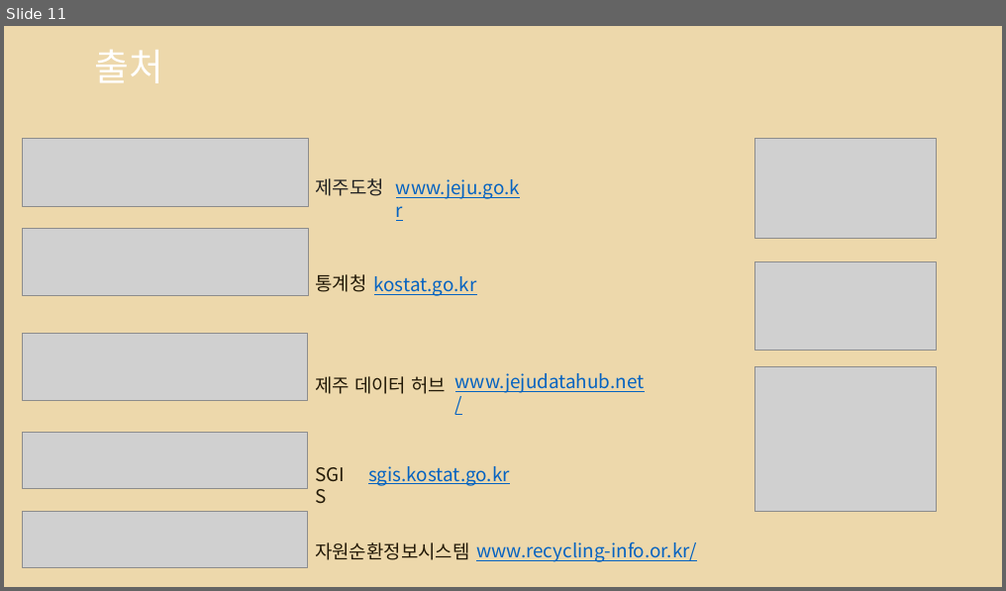
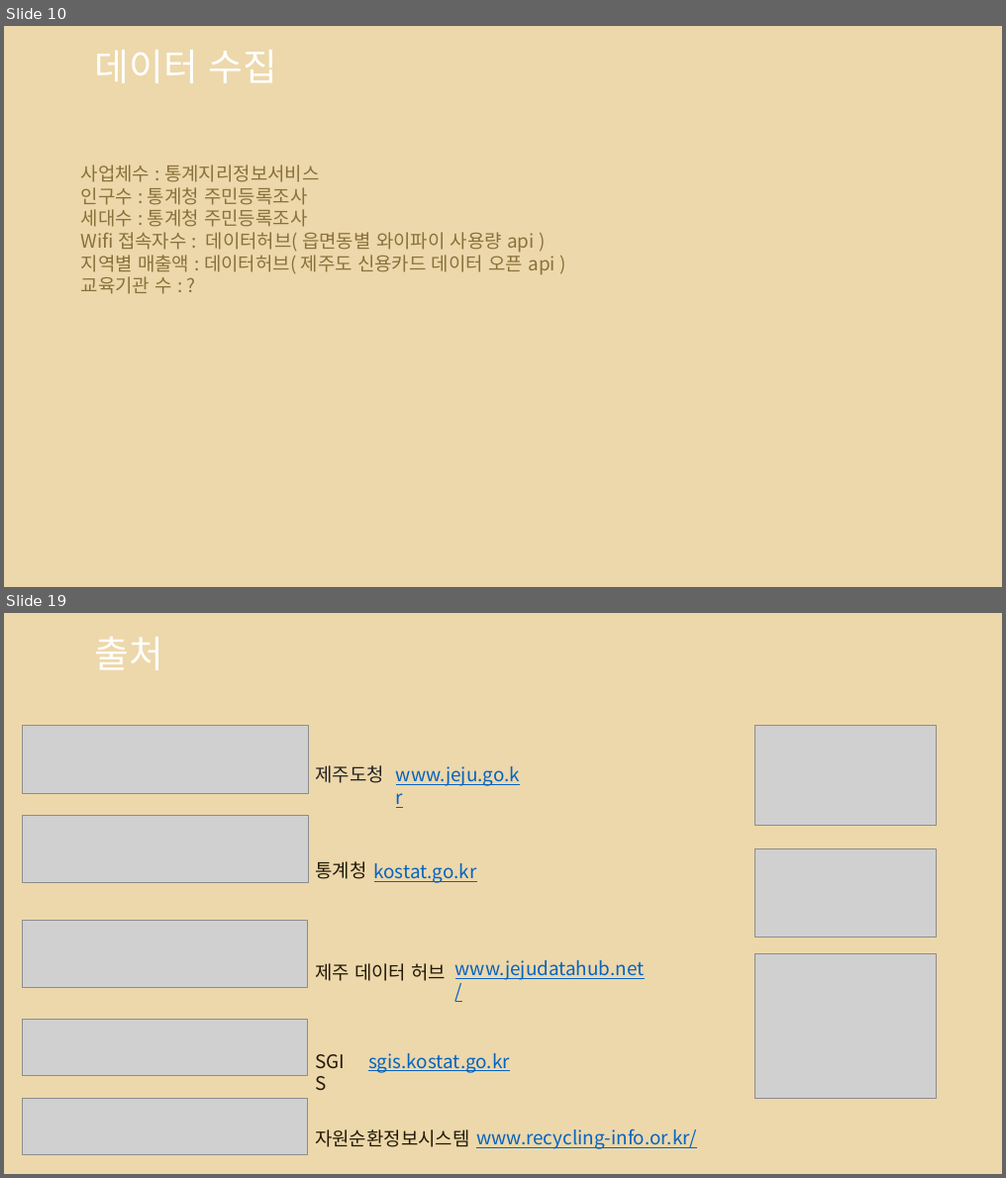
Before and after one commit to so-jeong0127/Python-Project, a slide deck: 3조_1차_재활용도움센터 위치 선정.pptx. Shown one above the other, each under a label of ours: slide 11 before the commit, slides 10 and 19 after it; the slides between them are not shown. The pictures are 1006x591 and 1006x1178 pixels, drawn with LibreOffice and Linux fonts; fonts in the diff are those of the drawing; grey boxes stand for pictures; background and template pictures are left out. Boxes give left, top, right and bottom in pixels: in the first picture for what was removed or moved away, otherwise in the second. Text is boxed around its words. In the diff, an @@ line names an element or a change of style, - is before the commit and + after.

```diff
--- a/3조_1차_재활용도움센터 위치 선정.pptx
+++ b/3조_1차_재활용도움센터 위치 선정.pptx
@@ slide 10 added at (4, 26, 1002, 587), background picture (left out) @@
@@ title added at (95, 50, 277, 83), 36 pt, text #FFFFFF @@
+데이터 수집
@@ text added at (81, 165, 556, 294), 18 pt, text #8A713B @@
+사업체수 : 통계지리정보서비스
+인구수 : 통계청 주민등록조사
+세대수 : 통계청 주민등록조사
+Wifi 접속자수 : 데이터허브( 읍면동별 와이파이 사용량 api )
+지역별 매출액 : 데이터허브( 제주도 신용카드 데이터 오픈 api )
+교육기관 수 : ?
@@ what was slide 11 is now slide 19 @@
```
Also in this commit, not shown: 8 other slides added, 1 slide removed, 1 other file.
